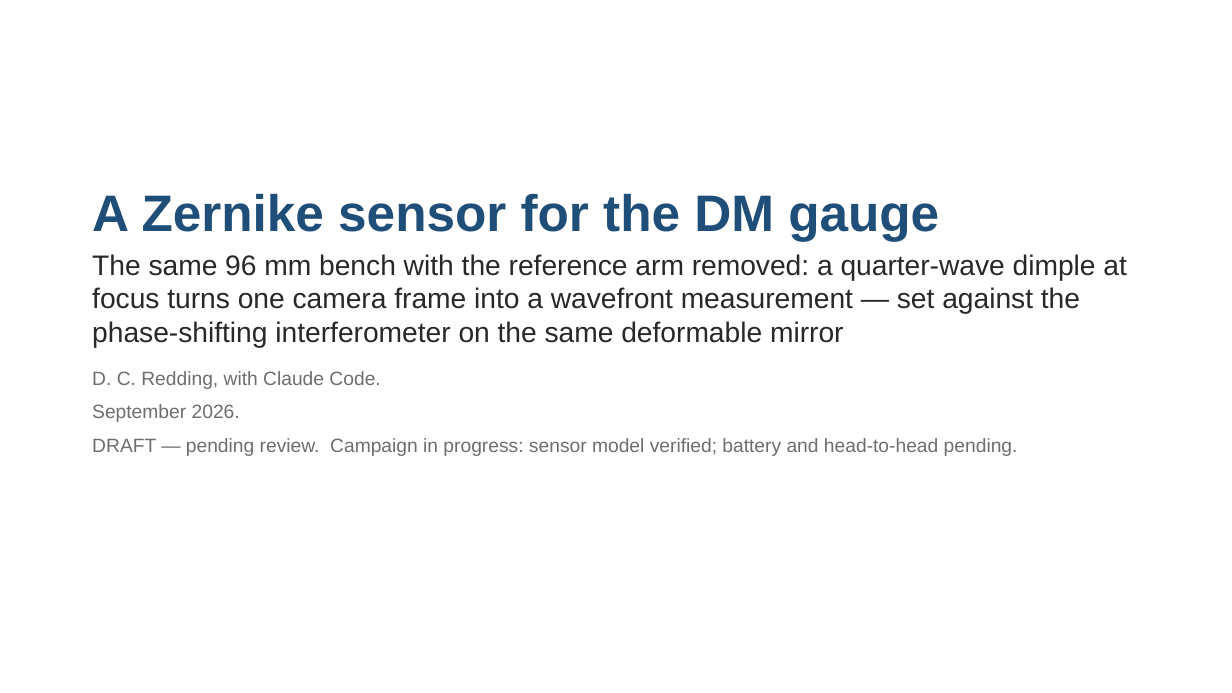
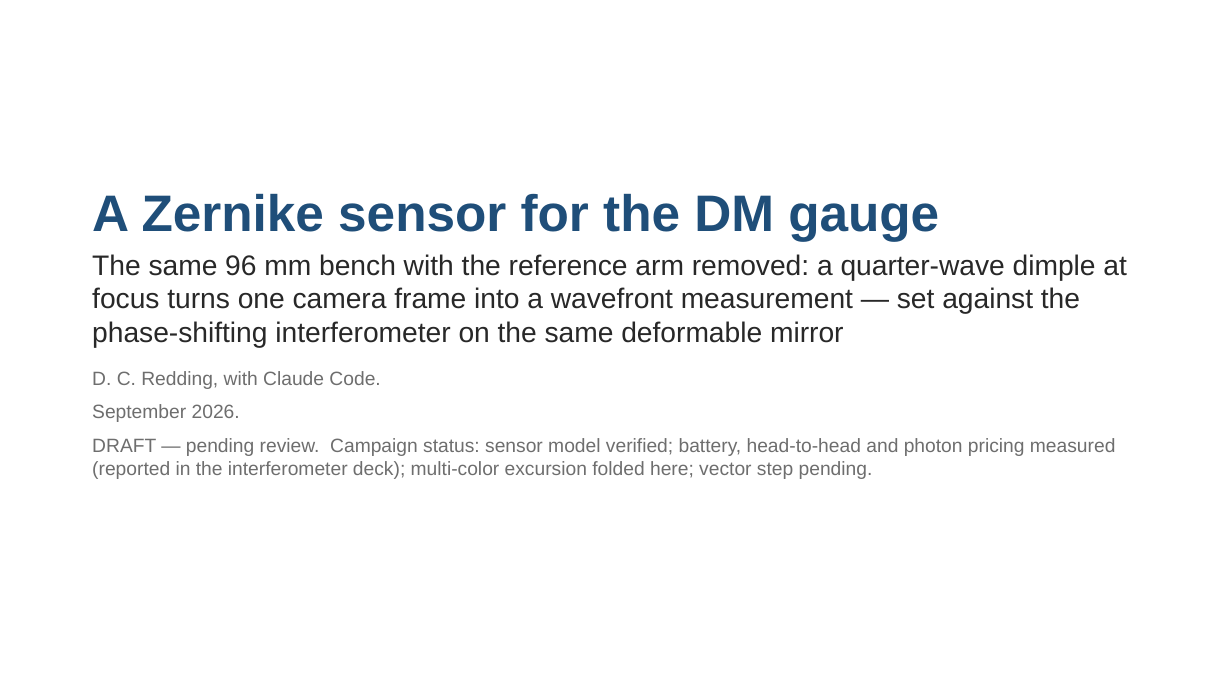
Before and after one commit to nasa-jpl/macos, a slide deck: slide 1 of demo_session/deck_zwfs.pptx. Drawn at 1232x693 pixels with LibreOffice and Linux fonts; fonts in the diff are those of the drawing. Boxes give left, top, right and bottom in pixels: in the first picture for what was removed or moved away, otherwise in the second. Text is boxed around its words. In the diff, an @@ line names an element or a change of style, - is before the commit and + after.

```diff
--- a/demo_session/deck_zwfs.pptx
+++ b/demo_session/deck_zwfs.pptx
@@ text at bbox=[92, 438, 1116, 479]: text changed @@
-DRAFT — pending review. Campaign in progress: sensor model verified; battery and head-to-head pending.
+DRAFT — pending review. Campaign status: sensor model verified; battery, head-to-head and photon pricing measured (reported in the interferometer deck); multi-color excursion folded here; vector step pending.
```
Also in this commit, not shown: 1 other slide changed, 1 slide added, 7 other files.
